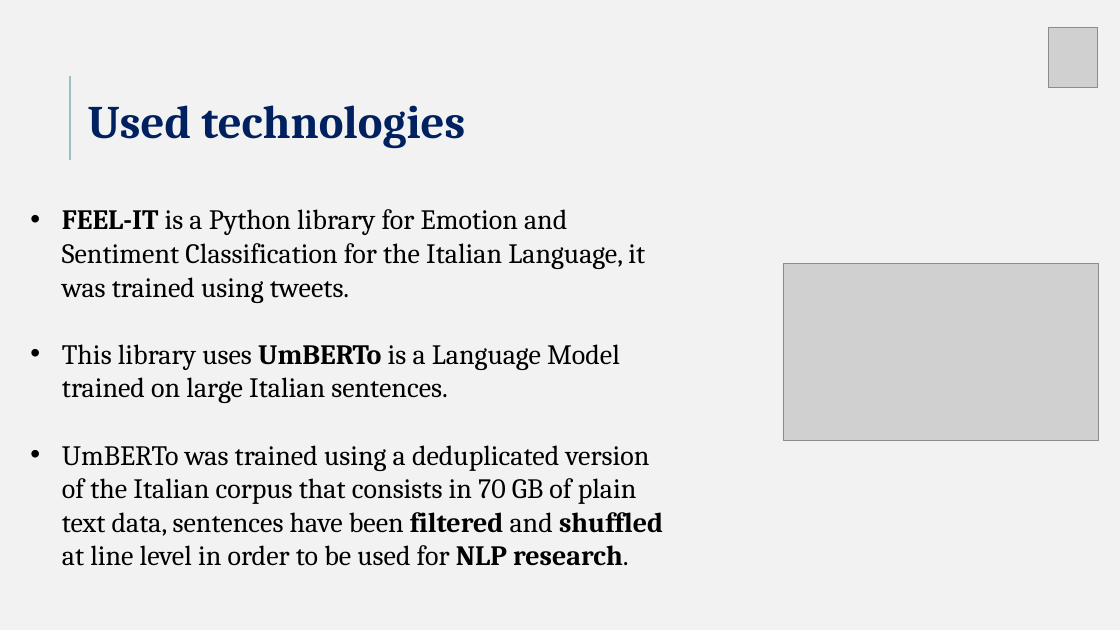
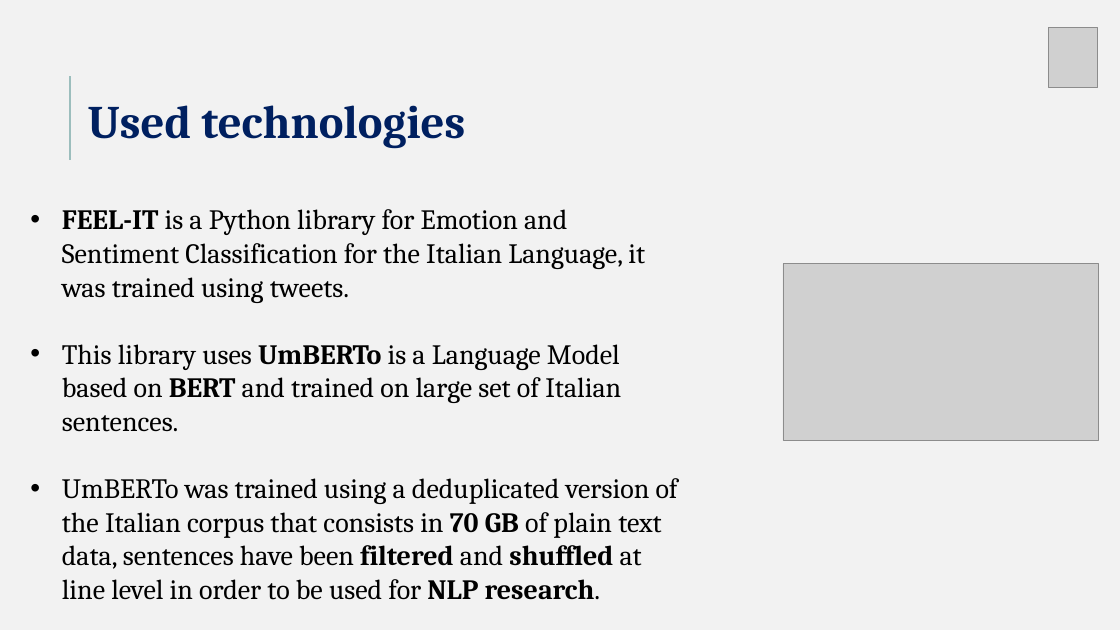
Before and after one commit to Matteoa99/ProgettoDA, a slide deck: slide 5 of DA_project.pptx (slide 4 before the commit). Drawn at 1120x630 pixels with LibreOffice and Linux fonts; fonts in the diff are those of the drawing; grey boxes stand for pictures. Boxes give left, top, right and bottom in pixels: in the first picture for what was removed or moved away, otherwise in the second. Text is boxed around its words. In the diff, an @@ line names an element or a change of style, - is before the commit and + after.

```diff
--- a/DA_project.pptx
+++ b/DA_project.pptx
@@ text at (x1=62, y1=344, x2=621, y2=432): text changed @@
-• This library uses UmBERTo is a Language Model trained on large Italian sentences.
+• This library uses UmBERTo is a Language Model based on BERT and trained on large set of Italian sentences.
@@ text at (x1=62, y1=478, x2=678, y2=600): bold on in "70 GB" @@
```
Also in this commit, not shown: 5 other slides changed, 1 slide added.
